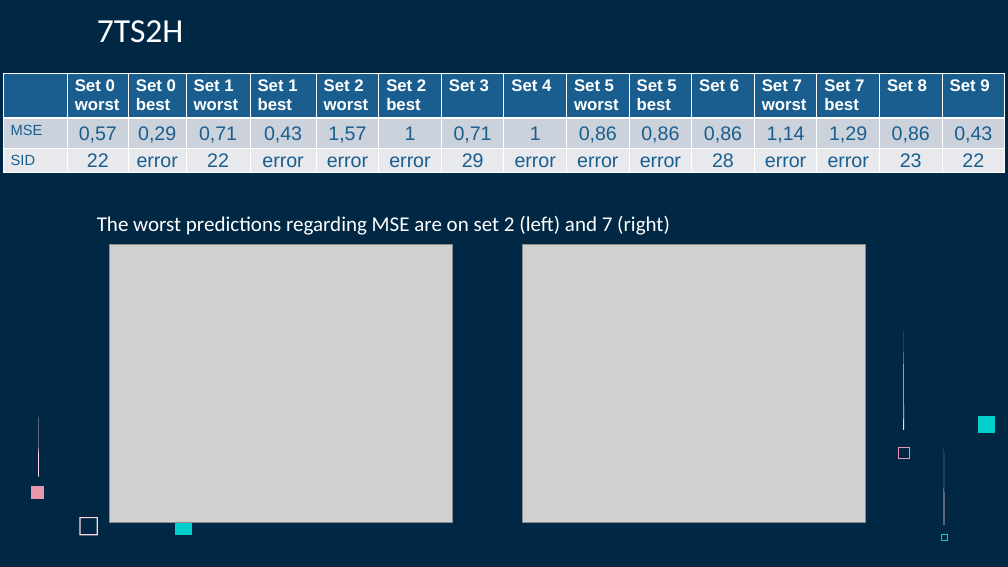
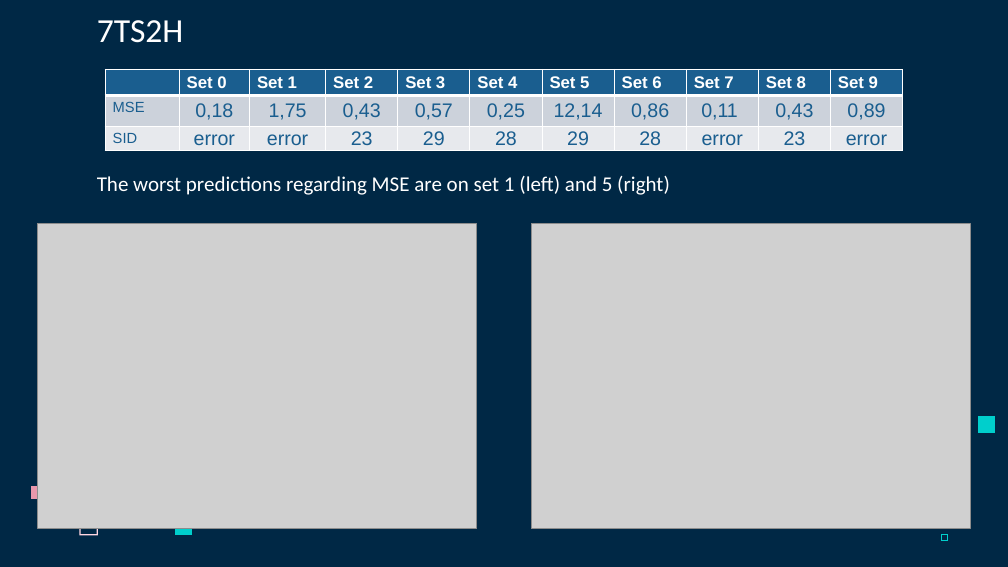
Before and after one commit to Flopp88/Causal-Analysis-of-Time-Series, a slide deck: slide 16 of Présentations/Présentation6.pptx (slide 26 before the commit). Drawn at 1008x567 pixels with LibreOffice and Linux fonts; fonts in the diff are those of the drawing; grey boxes stand for pictures. Boxes give left, top, right and bottom in pixels: in the first picture for what was removed or moved away, otherwise in the second. Text is boxed around its words. In the diff, an @@ line names an element or a change of style, - is before the commit and + after.

```diff
--- a/Présentations/Présentation6.pptx
+++ b/Présentations/Présentation6.pptx
@@ table at (105,70,901,163) @@
-column 2: Set 0 / worst | 0,57 | 22
-column 3: Set 0 best | 0,29 | error
-column 4: Set 1 worst | 0,71 | 22
-column 5: Set 1 best | 0,43 | error
-column 6: Set 2 worst | 1,57 | error
-column 7: Set 2 best | 1 | error
-column 8: Set 3 | 0,71 | 29
-column 9: Set 4 | 1 | error
-column 10: Set 5 worst | 0,86 | error
-column 11: Set 5 best | 0,86 | error
+column 2: Set 0 | 0,18 | error
+column 3: Set 1 | 1,75 | error
+column 4: Set 2 | 0,43 | 23
+column 5: Set 3 | 0,57 | 29
+column 6: Set 4 | 0,25 | 28
+column 7: Set 5 | 12,14 | 29
-column 13: Set 7 worst | 1,14 | error
-column 14: Set 7 best | 1,29 | error
-column 15: Set 8 | 0,86 | 23
-column 16: Set 9 | 0,43 | 22
+column 9: Set 7 | 0,11 | error
+column 10: Set 8 | 0,43 | 23
+column 11: Set 9 | 0,89 | error
@@ table: place and size @@
-table at (3,73,1006,184)
+table at (105,70,901,163)
@@ text at (97,176,670,195): text changed @@
-The worst predictions regarding MSE are on set 2 (left) and 7 (right)
+The worst predictions regarding MSE are on set 1 (left) and 5 (right)
@@ picture: place and size @@
-picture at (110,245,452,523)
+picture at (38,224,476,529)
@@ picture: place and size @@
-picture at (523,245,866,523)
+picture at (532,224,970,529)
@@ freeform shape removed at (904,331,904,430) @@
@@ freeform shape removed at (898,447,909,457) @@
@@ freeform shape removed at (944,448,944,525) @@
@@ freeform shape removed at (848,504,866,522) @@
```
Also in this commit, not shown: 18 other slides changed, 2 slides added, 3 slides removed, 4 other files.
